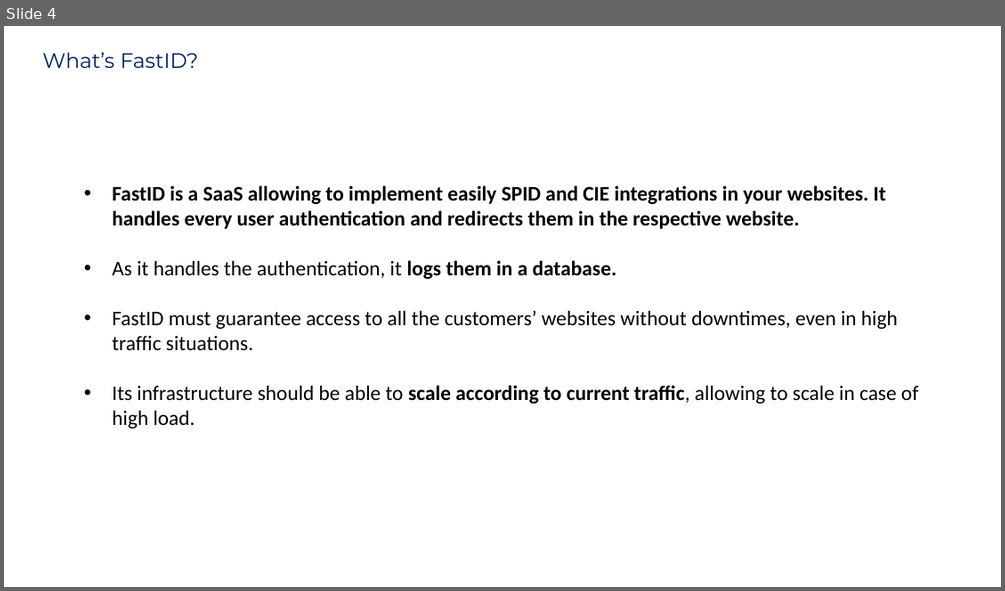
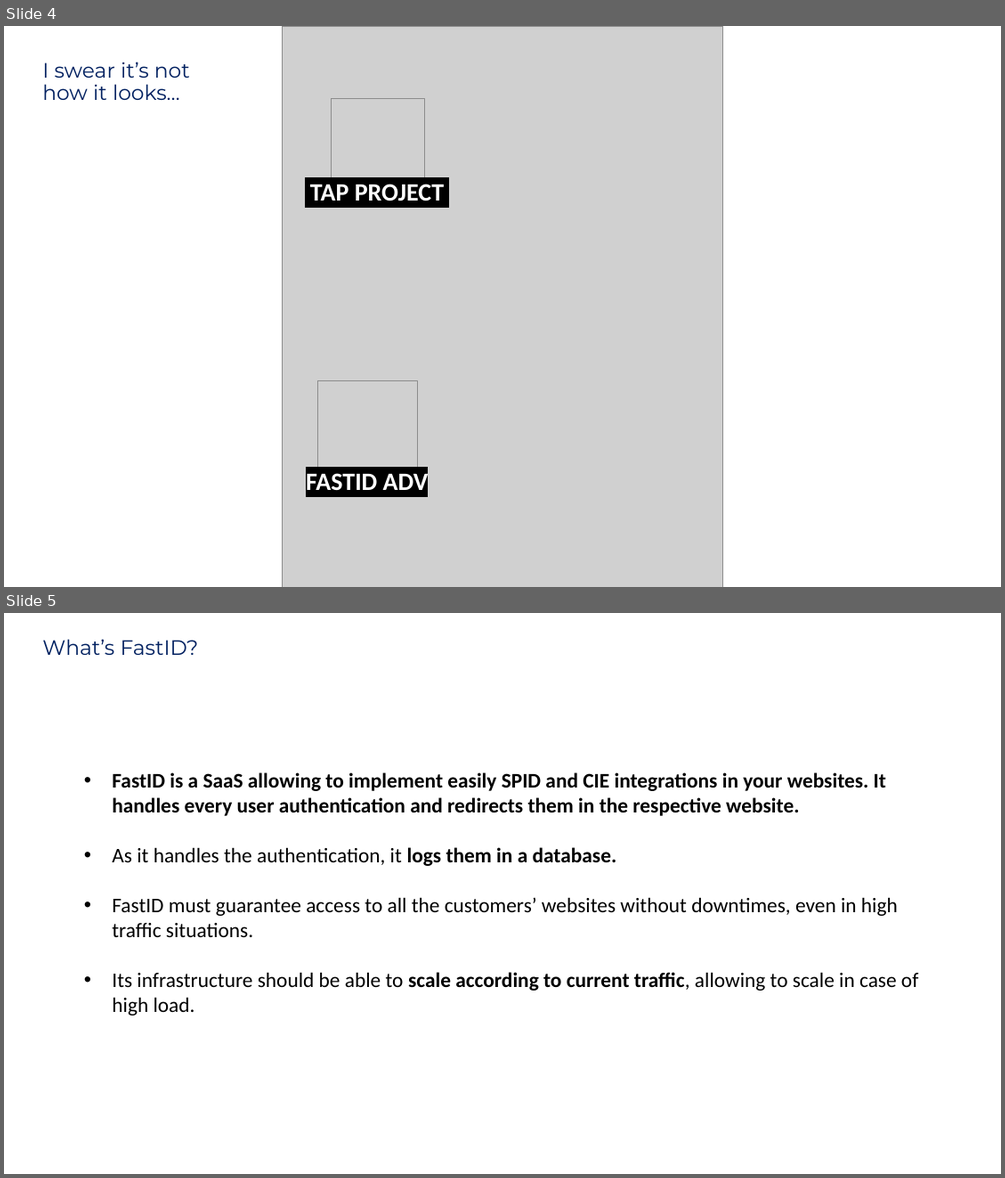
Before and after one commit to MatteoGalletta/university-tap-fastid-report, a slide deck: presentation.pptx. Shown one above the other, each under a label of ours: slide 4 before the commit, slides 4 and 5 after it. The pictures are 1005x591 and 1005x1178 pixels, drawn with LibreOffice and Linux fonts; fonts in the diff are those of the drawing; grey boxes stand for pictures. Boxes give left, top, right and bottom in pixels: in the first picture for what was removed or moved away, otherwise in the second. Text is boxed around its words. In the diff, an @@ line names an element or a change of style, - is before the commit and + after.

```diff
--- a/presentation.pptx
+++ b/presentation.pptx
@@ slide 4 added at (4,26,1001,587), background #FFFFFF @@
@@ picture added at (283,26,723,587) @@
@@ text added at (42,62,190,100), 20 pt, text #002060 @@
+I swear it’s not
+how it looks…
@@ picture added at (332,99,425,192) @@
@@ text added at (310,184,444,201), 24 pt, text #FFFFFF, bold @@
+TAP PROJECT
@@ picture added at (318,380,418,481) @@
@@ text added at (306,469,429,496), 24 pt, text #FFFFFF, bold @@
+FASTID ADV
@@ what was slide 4 is now slide 5 @@
```
Also in this commit, not shown: 7 other files.
